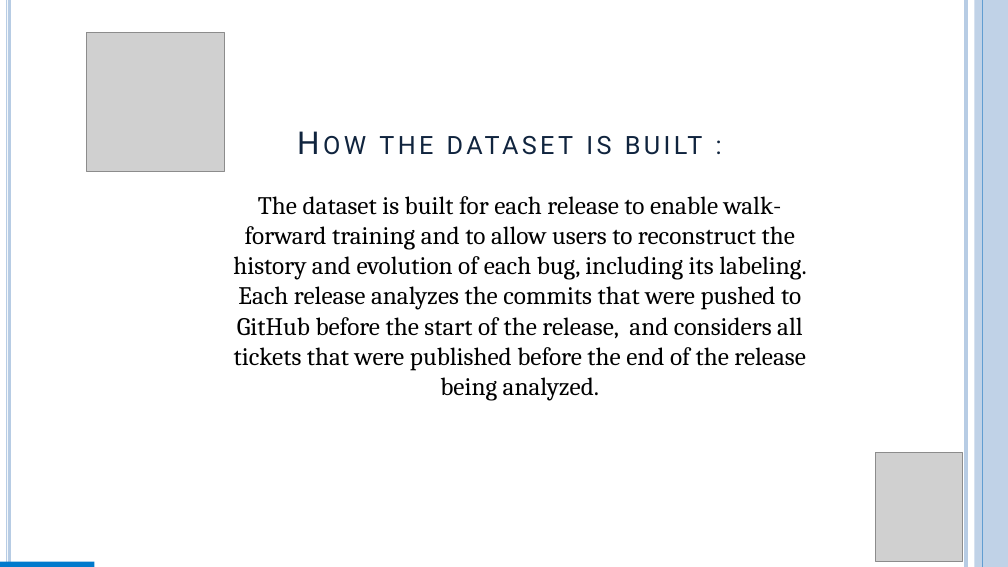
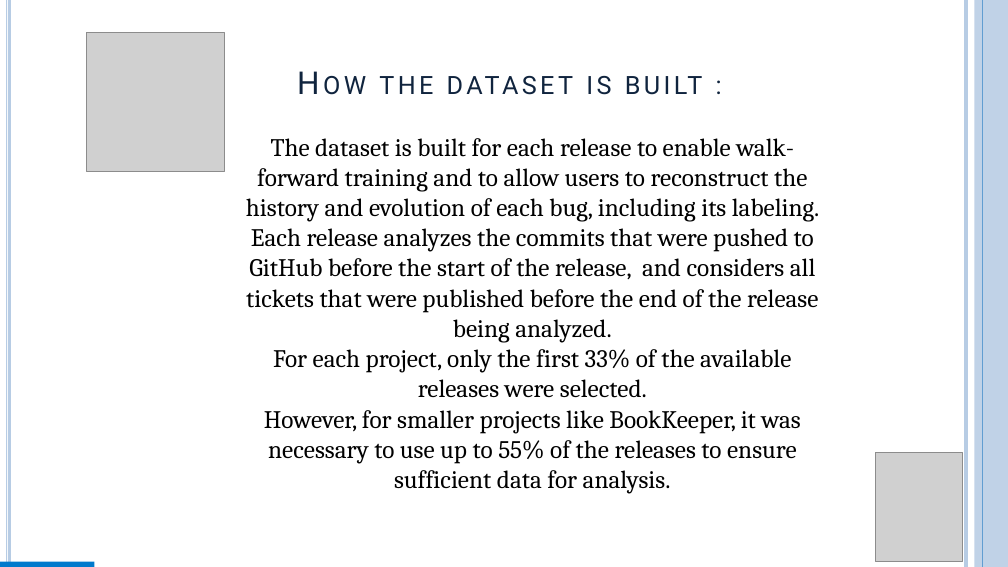
Before and after one commit to FrancescoAstolfiDev/progettoParteFalessi, a slide deck: slide 3 of My_Ispw2_Project_Falessi/report/report_astolfi.pptm. Drawn at 1008x567 pixels with LibreOffice and Linux fonts; fonts in the diff are those of the drawing; grey boxes stand for pictures. Boxes give left, top, right and bottom in pixels: in the first picture for what was removed or moved away, otherwise in the second. Text is boxed around its words. In the diff, an @@ line names an element or a change of style, - is before the commit and + after.

```diff
--- a/My_Ispw2_Project_Falessi/report/report_astolfi.pptm
+++ b/My_Ispw2_Project_Falessi/report/report_astolfi.pptm
@@ text "How the dataset is built ...": place and size @@
-text "How the dataset is built ..." at [290,119,794,166]
+text "How the dataset is built ..." at [290,59,794,105]
@@ text "The dataset is built for ...": place and size @@
-text "The dataset is built for ..." at [233,196,806,401]
+text "The dataset is built for ..." at [246,138,819,494]
@@ text at [264,349,800,494]: paragraph added @@
+For each project, only the first 33% of the available releases were selected.
+However, for smaller projects like BookKeeper, it was necessary to use up to 55% of the releases to ensure sufficient data for analysis.
```
Also in this commit, not shown: 1 slide added, 31 other files.
